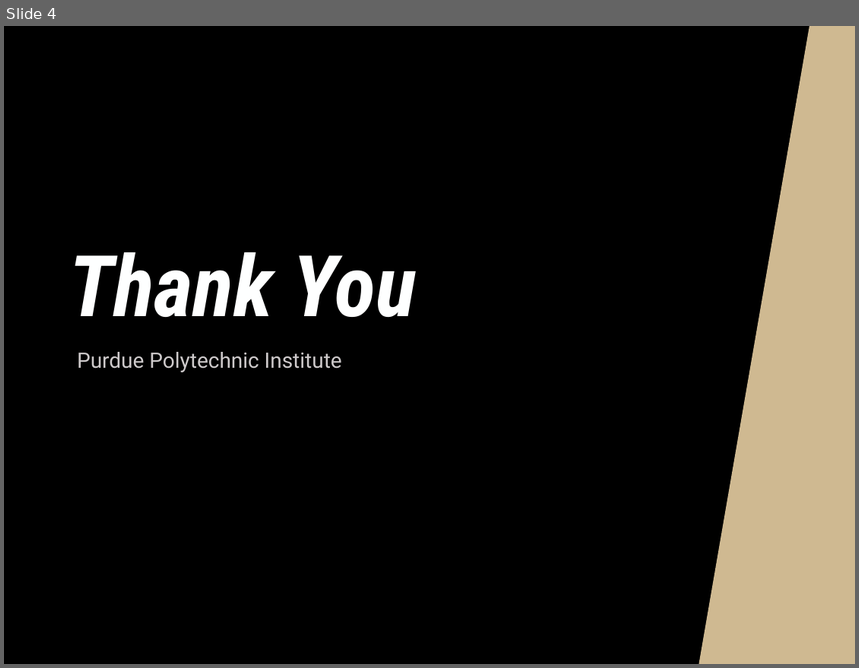
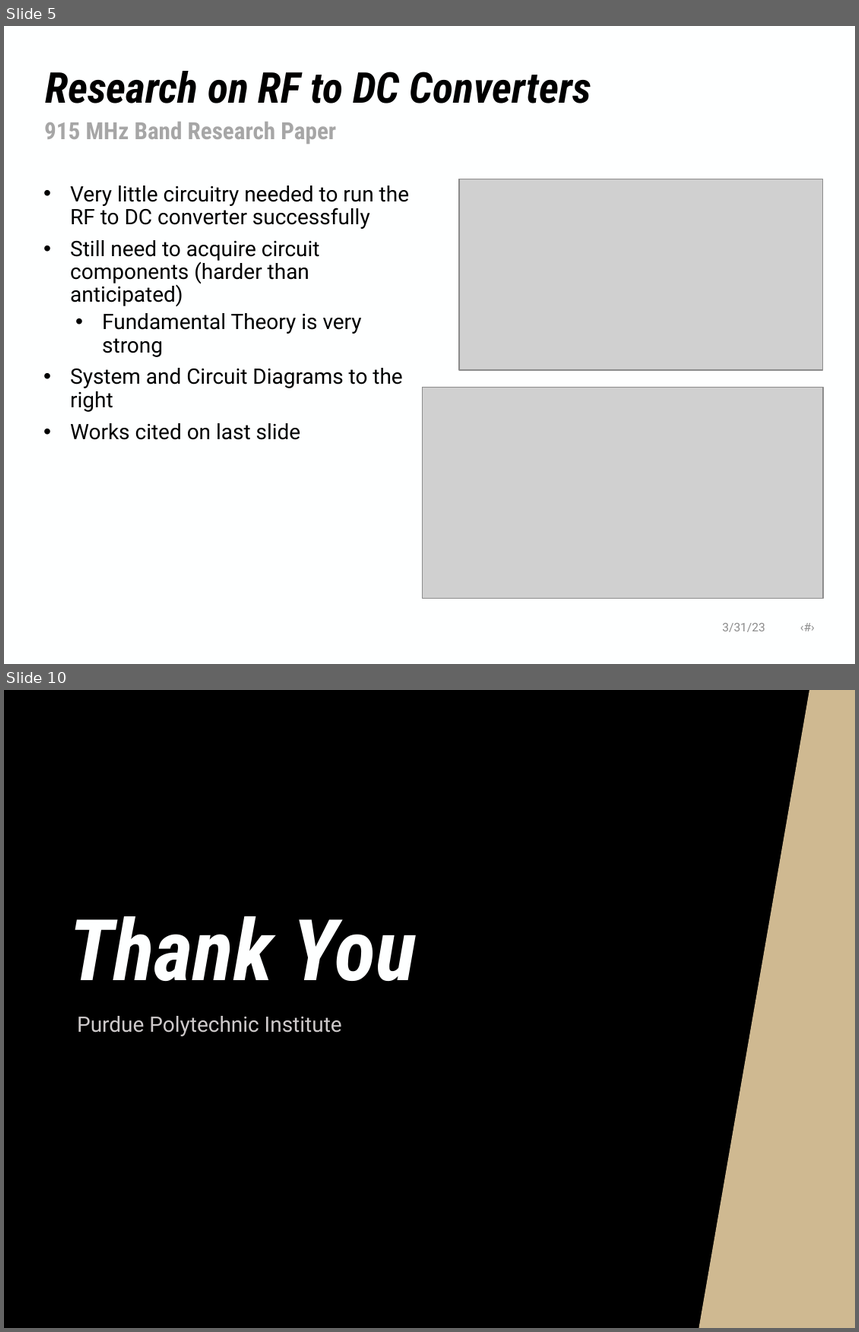
Before and after one commit to NHuang58/Biomedical_Device_PCB, a slide deck: Documentation/Slides/Week_21.pptx. Shown one above the other, each under a label of ours: slide 4 before the commit, slides 5 and 10 after it; the slides between them are not shown. The pictures are 859x668 and 859x1332 pixels, drawn with LibreOffice and Linux fonts; fonts in the diff are those of the drawing; grey boxes stand for pictures; background and template pictures are left out. Boxes give left, top, right and bottom in pixels: in the first picture for what was removed or moved away, otherwise in the second. Text is boxed around its words. In the diff, an @@ line names an element or a change of style, - is before the commit and + after.

```diff
--- a/Documentation/Slides/Week_21.pptx
+++ b/Documentation/Slides/Week_21.pptx
@@ slide 5 added at bbox=[4, 26, 855, 664], background #FEFFFF @@
@@ title added at bbox=[45, 71, 591, 104], 36 pt, text #000000, bold, italic @@
+Research on RF to DC Converters
@@ text added at bbox=[44, 122, 336, 144], 20 pt, text #A6A6A6, bold @@
+915 MHz Band Research Paper
@@ picture added at bbox=[459, 180, 824, 371] @@
@@ text added at bbox=[70, 186, 409, 440], 18 pt, text #000000 @@
+• Very little circuitry needed to run the RF to DC converter successfully
+• Still need to acquire circuit components (harder than anticipated)
+  • Fundamental Theory is very strong
+• System and Circuit Diagrams to the right
+• Works cited on last slide
@@ rectangle added at bbox=[459, 342, 824, 370], fill #CFB891 @@
@@ picture added at bbox=[422, 388, 823, 599] @@
@@ rectangle added at bbox=[459, 550, 824, 579], fill #CFB891 @@
@@ text added at bbox=[722, 623, 765, 632], 10 pt, text #8C8C8C @@
+3/31/23 ‹#›
@@ what was slide 4 is now slide 10 @@
```
Also in this commit, not shown: 3 slides changed, 5 other slides added, 5 other files.
